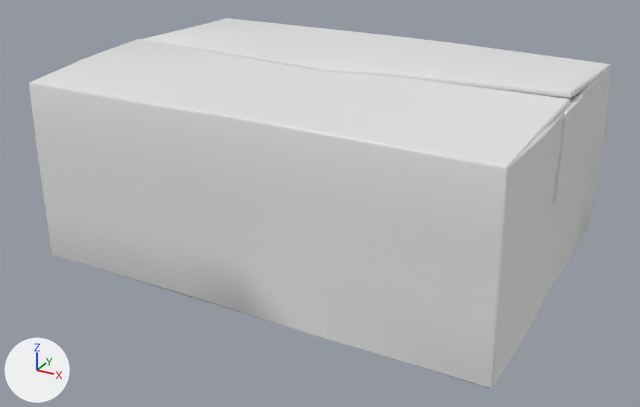
The FBX model Assets/fbx/props/prop_postbox.fbx: old version first, new version second.
Before and after are seen from a 50 mm camera at (0.657, -1.23, 0.684) aimed at (0.001, -0.036, 0.087). The lights are fixed; the arrows at lower left show +X, +Y and +Z. Where no turn or scale is listed for an object, it has been applied to the vertices.

In view in the first picture: 'prop_postbox'.
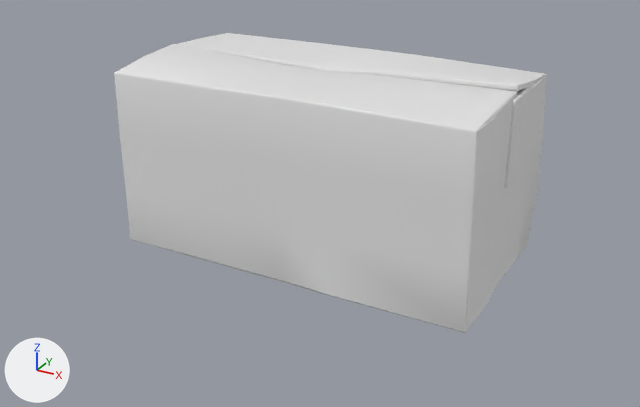
Patch to the scene script:
```diff
--- a/Assets/fbx/props/prop_postbox.fbx.py
+++ b/Assets/fbx/props/prop_postbox.fbx.py
@@ me_mesh_003 @@
 # used by ob_prop_postbox; location = (0.0, 0.0, 0.0)
-me_mesh_003.from_pydata(...)  # 754 vertices, 744 faces; spans x -0.395..0.393, y -0.279..0.278, z -0.007..0.325
+me_mesh_003.from_pydata(...)  # 754 vertices, 744 faces; spans x -0.316..0.315, y -0.167..0.166, z -0.007..0.325
+# me_mesh_003 part 1: the loose piece of 56 vertices spanning x 0.381..0.393, y -0.042..0.049, z 0.174..0.31 is scaled about its middle by (0.745, 0.582, 1), then moved by (-0.077, -0.001, 0.0)
+# me_mesh_003 part 2: the loose piece of 56 vertices spanning x 0.382..0.391, y -0.032..0.039, z 0.184..0.3 is scaled about its middle by (1.33, 0.458, 1), then moved by (-0.077, -0.001, 0.0)
+# me_mesh_003 part 3: 530 of 754 vertices moved; they spanned x -0.395..0.392, y -0.279..0.278, z -0.007..0.325 and now span x -0.316..0.314, y -0.167..0.166, z -0.007..0.325; mean shift (0.0, 0.0, 0.0); largest move (0.387, -0.277, -0.002) -> (0.309, -0.164, -0.002)
```

Where the change shows, as pixel boxes [x1, y1, x2, y2] in the pictures (640 x 407 px; the box of a moved part takes in the faces that stretch with it):
'prop_postbox', reshaped (26% narrower, 19% shorter): before [29, 18, 611, 389]; after [114, 33, 547, 333]
part 1 of me_mesh_003, moved or reshaped: before [553, 95, 583, 202]; after [505, 91, 526, 187]
part 2 of me_mesh_003, moved or reshaped (not visible before): after [510, 101, 524, 179]
part 3 of me_mesh_003, moved or reshaped: before [29, 18, 611, 389]; after [114, 33, 547, 333]
